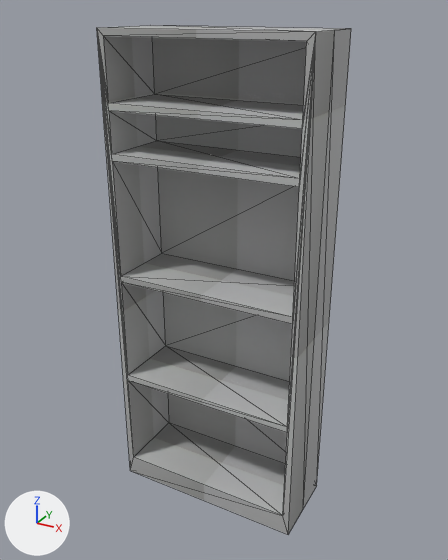
A saved change to the COLLADA model meshes/RightShelves/rightShelves.dae.
Before and after are seen from a 50 mm lens placed at (1.048, -1.886, 1.896), pointed at (0.002, 0.015, 0.946). The lights are fixed; the arrows at lower left show +X, +Y and +Z. Mesh edges are drawn as thin lines. Vertices at the same position are counted once.

The scene before the commit, as lines of its bpy script (objects in view):
```python
me_sketchup = bpy.data.meshes.new('SketchUp')
me_sketchup.from_pydata(...)  # 50 vertices, 96 faces; spans x -0.38..0.38, y -0.16..0.16, z 0.0..1.83
me_sketchup.materials.append(mat_greytexture)  # picture img_greytexture_jpg
# before: 0 (0.38, 0.16, 0.0) at pixel (316, 485), 3 (0.38, -0.16, 0.0) at pixel (288, 534), 4 (0.38, 0.0, 0.0) at pixel (303, 508), 5 (0.38, 0.0, 1.83) at pixel (334, 30), 6 (0.38, 0.16, 1.83) at pixel (351, 28)
# before: 7 (0.38, -0.16, 1.83) at pixel (315, 31)
ob_sketchup = bpy.data.objects.new('SketchUp', me_sketchup)
ob_sketchup.location = (0.0, 0.0, 0.0)
```
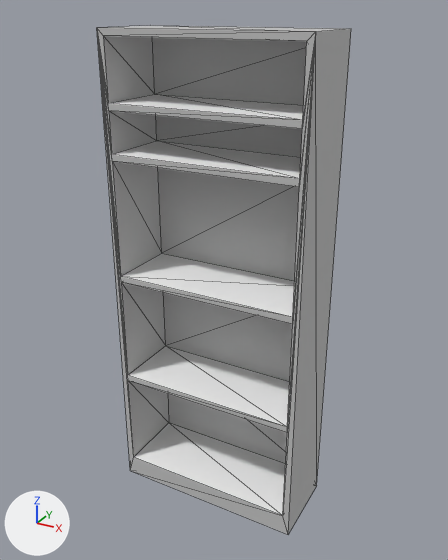
Boxes [x1, y1, x2, y2] around the edits, measured in the pictures (448 x 560 px):
part 1 of me_sketchup, cut back: [288, 29, 351, 534] in both
part 2 of me_sketchup, recoloured: [97, 25, 346, 534] in both
part 3 of me_sketchup, recoloured (grey to white): [109, 94, 303, 516] in both

What changed in the scene script:
```text
Add img_grey_jpg:
    img_grey_jpg = load_image('grey.jpg', 'rightShelves/grey.jpg', 512, 512, 'sRGB')
Add mat_grey:
    mat_grey = principled_material('grey')
    mat_grey.texture = img_grey_jpg
    mat_grey.roughness = 0.9
Add mat_material:
    mat_material = principled_material('material')
    mat_material.base_color = (1.0, 1.0, 1.0)  # white #ffffff
    mat_material.roughness = 0.9
Change me_sketchup:
    used by ob_sketchup; location = (0.0, 0.0, 0.0)
    verts and faces of me_sketchup; kept vertices keep their numbers, new ones are numbered from 50
    remove me_sketchup.from_pydata(...)  # 50 vertices, 96 faces; spans x -0.38..0.38, y -0.16..0.16, z 0.0..1.83
    add me_sketchup.from_pydata(...)  # 48 vertices, 92 faces; spans x -0.38..0.38, y -0.16..0.16, z 0.0..1.83
    me_sketchup part 1
    add delete_vertices([4, 5])  # with the faces that use them
    add faces += [(0, 7, 3), (0, 6, 7)]  # mat_grey (picture img_grey_jpg)
    me_sketchup part 2: 80 faces spanning x -0.38..0.38, y -0.16..0.16, z 0.0..1.83 switch from mat_greytexture (picture img_greytexture_jpg) to mat_grey (picture img_grey_jpg)
    me_sketchup part 3: 10 faces spanning x -0.36..0.36, y -0.16..0.12, z 0.09..1.6 switch from mat_greytexture (picture img_greytexture_jpg) to mat_material (white #ffffff)
```
